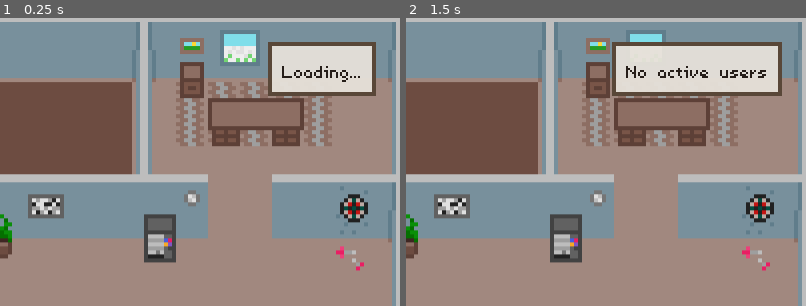
Above: before the commit, frames 1-2 (left to right).
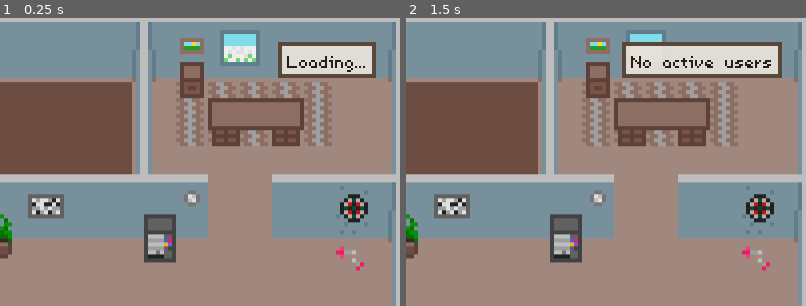
Above: after the commit, the same moments.

Repository: einord/agent-office
Game: Godot game, scene res://scenes/main.tscn
The game is run twice, just before and just after one commit, with the same random seed, the same clock (stepped at 60 frames per second) and the same inputs.
Inputs (mouse positions are % of the whole screen's width and height, from its top left):
- Up to frame 1 (0.25 s): no input
- Up to frame 2 (1.5 s): tap Enter at 0.5 s; move the mouse to (90, 9) at 0.52 s; click (90, 9) at 0.67 s; tap Space at 1.25 s; move the mouse to (30, 55) at 1.27 s; click (30, 55) at 1.42 s
The pictures show only the part of the screen within x 50-100%, y 0-50%; the shares and areas given below are measured in that part.

The runs differ from the first frame. In frame 1, 2.8% of the frame differs, in the area x 67-94%, y 8-28%; in frame 2, 4.2%, in the area x 51-94%, y 8-28%.

Commit message:
style: reduce internal padding in user stats overlay

Diff:
--- a/gui/agent-office/scenes/user_stats_overlay.gd
+++ b/gui/agent-office/scenes/user_stats_overlay.gd
@@ -7,7 +7,7 @@
 @onready var _stats_grid: GridContainer = $MarginContainer/ContentContainer/StatsGrid
 @onready var _margin_container: MarginContainer = $MarginContainer
 
-const BASE_MARGIN := 16
+const BASE_MARGIN := 8
 const BASE_WINDOW_WIDTH := 1200.0
 const TEXT_COLOR := Color(0.15, 0.12, 0.1, 1.0)
 
@@ -36,9 +36,12 @@
 		_stats_label.add_theme_color_override("default_color", TEXT_COLOR)
 
 	if _margin_container:
-		var margin = clampi(int(BASE_MARGIN * scale_factor), 8, 32)
-		for side in ["left", "top", "right", "bottom"]:
-			_margin_container.add_theme_constant_override("margin_" + side, margin)
+		var h_margin = clampi(int(BASE_MARGIN * scale_factor), 4, 16)
+		var v_margin = clampi(int(BASE_MARGIN * scale_factor * 0.5), 2, 8)
+		_margin_container.add_theme_constant_override("margin_left", h_margin)
+		_margin_container.add_theme_constant_override("margin_right", h_margin)
+		_margin_container.add_theme_constant_override("margin_top", 0)
+		_margin_container.add_theme_constant_override("margin_bottom", v_margin)
 
 	if _stats_grid:
 		_stats_grid.add_theme_constant_override("h_separation", clampi(int(16 * scale_factor), 8, 32))
